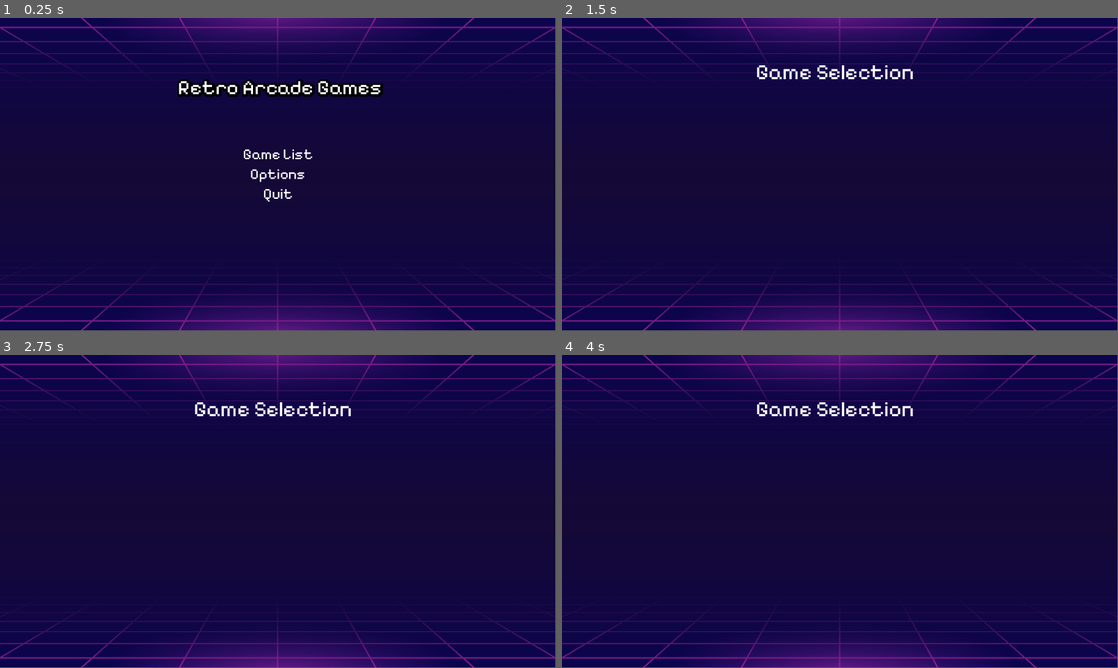
Above: before the commit, frames 1-4 (two rows, left to right).
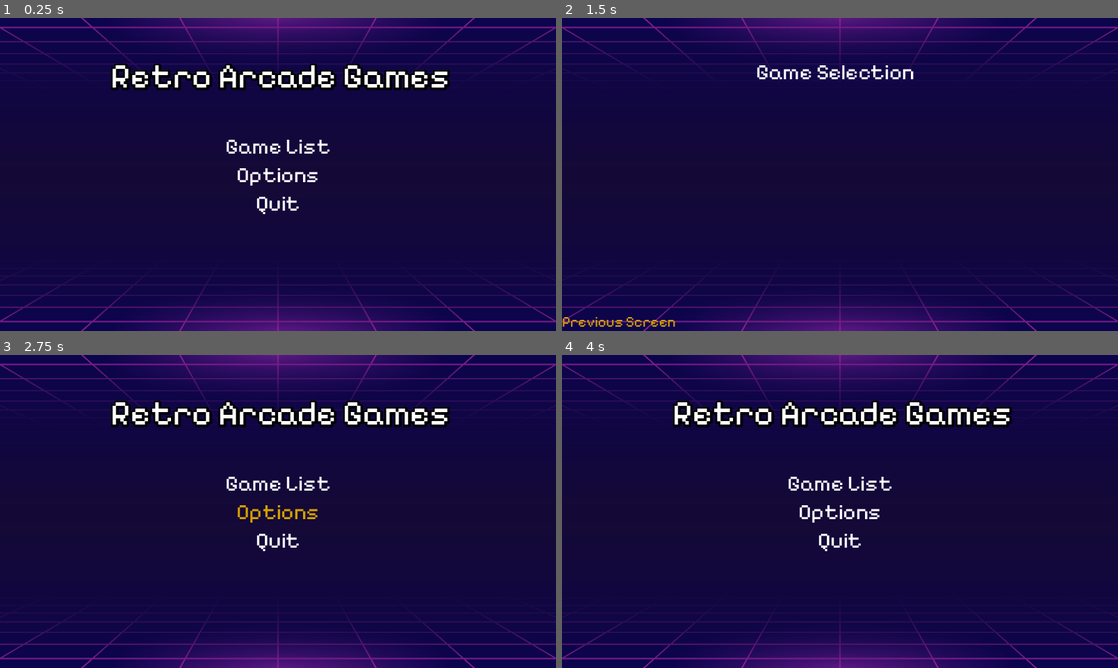
Above: after the commit, the same moments.

Repository: PowerSurge9905/retro-arcade-games
Game: Godot game, scene res://main_menu.tscn
The game is run twice, just before and just after one commit, with the same random seed, the same clock (stepped at 60 frames per second) and the same inputs.
Inputs (mouse positions are in pixels of both pictures, inside the frame that each line leads up to):
- Up to frame 1 (0.25 s): no input
- Up to frame 2 (1.5 s): click "Game List" at 0.5 s; click (617, 321) at 1.25 s, where only the run after the commit has a clickable "Previous Screen"
- Up to frame 3 (2.75 s): click (278, 511) at 2 s, where only the run after the commit has a clickable "Options"
- Up to frame 4 (4 s): click (840, 483) at 2.75 s, where only the run after the commit has a clickable "Game List"; click (617, 658) at 3.5 s, where only the run after the commit has a clickable "Previous Screen"
In our replay, the window is 799x449 before the commit and 800x450 after it. These sizes can differ from the game's own. Grey fills any space a smaller window leaves; there, only what the larger window draws over its background counts as a difference.

The runs differ from the first frame. In frame 1, 7.3% of the frame differs, in the area x 0-100%, y 0-100%; in frame 2, 2.6%; in frame 3, 6.4%; in frame 4, 6.5%.

Commit message:
Fixed audio in menu
Fixed program breaking in game selection screen, added more menu audio for the buttons

Diff:
--- a/retro-arcade-main-menu/game-select.tscn
+++ b/retro-arcade-main-menu/game-select.tscn
@@ -1,10 +1,22 @@
-[gd_scene load_steps=4 format=3 uid="uid://dov32bmbn2dpc"]
+[gd_scene load_steps=11 format=3 uid="uid://dov32bmbn2dpc"]
 
 [ext_resource type="Texture2D" uid="uid://pae8ah7l848c" path="res://91657.jpg" id="1_ksr1t"]
 [ext_resource type="FontFile" uid="uid://tjuu1kcfvts5" path="res://PixelifySans-VariableFont_wght.ttf" id="2_qixy7"]
+[ext_resource type="Script" uid="uid://bn3qx2wbl63b0" path="res://game_select.gd" id="3_qixy7"]
+[ext_resource type="AudioStream" uid="uid://45sfp3ojvcek" path="res://video-game-select-337214.mp3" id="4_ukx5l"]
 
 [sub_resource type="StyleBoxTexture" id="StyleBoxTexture_ukx5l"]
 texture = ExtResource("1_ksr1t")
+
+[sub_resource type="StyleBoxEmpty" id="StyleBoxEmpty_ksr1t"]
+
+[sub_resource type="StyleBoxEmpty" id="StyleBoxEmpty_qixy7"]
+
+[sub_resource type="StyleBoxEmpty" id="StyleBoxEmpty_ukx5l"]
+
+[sub_resource type="StyleBoxEmpty" id="StyleBoxEmpty_iirj0"]
+
+[sub_resource type="StyleBoxEmpty" id="StyleBoxEmpty_v2d3h"]
 
 [node name="Game-selct" type="Control"]
 layout_mode = 3
@@ -38,3 +50,35 @@
 text = "Game Selection"
 horizontal_alignment = 1
 vertical_alignment = 1
+
+[node name="back_btn" type="Button" parent="."]
+layout_mode = 1
+anchors_preset = 2
+anchor_top = 1.0
+anchor_bottom = 1.0
+offset_top = -37.0
+offset_right = 114.0
+grow_vertical = 0
+size_flags_horizontal = 4
+size_flags_vertical = 4
+theme_override_colors/font_disabled_color = Color(1, 1, 1, 1)
+theme_override_colors/font_hover_pressed_color = Color(0.730218, 0.509521, 0.0703096, 1)
+theme_override_colors/font_hover_color = Color(0.833306, 0.633279, 0, 1)
+theme_override_colors/font_outline_color = Color(0, 0, 0, 1)
+theme_override_colors/font_color = Color(1, 1, 1, 1)
+theme_override_colors/font_focus_color = Color(1, 1, 1, 1)
+theme_override_colors/font_pressed_color = Color(0.729412, 0.509804, 0.0705882, 1)
+theme_override_fonts/font = ExtResource("2_qixy7")
+theme_override_font_sizes/font_size = 30
+theme_override_styles/focus = SubResource("StyleBoxEmpty_ksr1t")
+theme_override_styles/hover_pressed = SubResource("StyleBoxEmpty_qixy7")
+theme_override_styles/hover = SubResource("StyleBoxEmpty_ukx5l")
+theme_override_styles/pressed = SubResource("StyleBoxEmpty_iirj0")
+theme_override_styles/normal = SubResource("StyleBoxEmpty_v2d3h")
+text = "Previous Screen"
+script = ExtResource("3_qixy7")
+
+[node name="AudioStreamPlayer" type="AudioStreamPlayer" parent="."]
+stream = ExtResource("4_ukx5l")
+
+[connection signal="pressed" from="back_btn" to="back_btn" method="_on_back_btn_pressed"]
--- /dev/null
+++ b/retro-arcade-main-menu/game_select.gd
@@ -0,0 +1,11 @@
+extends Control
+
+@onready var menu_select_sound: AudioStreamPlayer = $"../AudioStreamPlayer"
+
+func _ready() -> void:
+	menu_select_sound.play();
+
+func _on_back_btn_pressed() -> void:
+	menu_select_sound.play()
+	await get_tree().create_timer(0.2).timeout
+	get_tree().change_scene_to_file("res://main_menu.tscn")
--- a/retro-arcade-main-menu/main_menu.gd
+++ b/retro-arcade-main-menu/main_menu.gd
@@ -1,16 +1,18 @@
 extends Control
 
-
-
+@onready var menu_select_sound: AudioStreamPlayer = $VBoxContainer/AudioStreamPlayer
 
 
 func _on_options_btn_pressed() -> void:
 	print("Options button was pressed")
+	menu_select_sound.play()
 
 
 func _on_quit_btn_pressed() -> void:
+	menu_select_sound.play()
 	get_tree().quit()
 
 
 func _on_game_list_btn_pressed() -> void:
+
 	get_tree().change_scene_to_file("res://game-select.tscn")
--- a/retro-arcade-main-menu/main_menu.tscn
+++ b/retro-arcade-main-menu/main_menu.tscn
@@ -1,8 +1,9 @@
-[gd_scene load_steps=10 format=3 uid="uid://hfa24brxxlcl"]
+[gd_scene load_steps=11 format=3 uid="uid://hfa24brxxlcl"]
 
 [ext_resource type="FontFile" uid="uid://tjuu1kcfvts5" path="res://PixelifySans-VariableFont_wght.ttf" id="1_06t4h"]
 [ext_resource type="Script" uid="uid://bpapaicgcpihp" path="res://main_menu.gd" id="1_7vrkn"]
 [ext_resource type="Texture2D" uid="uid://pae8ah7l848c" path="res://91657.jpg" id="2_fu7sn"]
+[ext_resource type="AudioStream" uid="uid://45sfp3ojvcek" path="res://video-game-select-337214.mp3" id="4_jix8l"]
 
 [sub_resource type="StyleBoxTexture" id="StyleBoxTexture_jix8l"]
 texture = ExtResource("2_fu7sn")
@@ -40,20 +41,21 @@
 anchors_preset = 5
 anchor_left = 0.5
 anchor_right = 0.5
-offset_left = -174.0
-offset_top = 92.0
-offset_right = 181.0
-offset_bottom = 197.0
+offset_left = -347.0
+offset_top = 68.0
+offset_right = 355.0
+offset_bottom = 173.0
 grow_horizontal = 2
 theme_override_colors/font_shadow_color = Color(0, 0, 0, 1)
 theme_override_constants/shadow_outline_size = 18
 theme_override_fonts/font = ExtResource("1_06t4h")
-theme_override_font_sizes/font_size = 42
+theme_override_font_sizes/font_size = 70
 text = "Retro Arcade Games"
 horizontal_alignment = 1
 vertical_alignment = 1
 
 [node name="VBoxContainer" type="VBoxContainer" parent="."]
+custom_minimum_size = Vector2(100, 0)
 layout_mode = 1
 anchors_preset = 8
 anchor_left = 0.5
@@ -66,6 +68,7 @@
 offset_bottom = 59.5
 grow_horizontal = 2
 grow_vertical = 2
+alignment = 1
 
 [node name="game_list_btn" type="Button" parent="VBoxContainer"]
 layout_mode = 2
@@ -79,7 +82,7 @@
 theme_override_colors/font_focus_color = Color(1, 1, 1, 1)
 theme_override_colors/font_pressed_color = Color(0.729412, 0.509804, 0.0705882, 1)
 theme_override_fonts/font = ExtResource("1_06t4h")
-theme_override_font_sizes/font_size = 30
+theme_override_font_sizes/font_size = 45
 theme_override_styles/focus = SubResource("StyleBoxEmpty_06t4h")
 theme_override_styles/hover_pressed = SubResource("StyleBoxEmpty_7vrkn")
 theme_override_styles/hover = SubResource("StyleBoxEmpty_fu7sn")
@@ -99,7 +102,7 @@
 theme_override_colors/font_focus_color = Color(1, 1, 1, 1)
 theme_override_colors/font_pressed_color = Color(0.729412, 0.509804, 0.0705882, 1)
 theme_override_fonts/font = ExtResource("1_06t4h")
-theme_override_font_sizes/font_size = 30
+theme_override_font_sizes/font_size = 45
 theme_override_styles/focus = SubResource("StyleBoxEmpty_06t4h")
 theme_override_styles/hover_pressed = SubResource("StyleBoxEmpty_7vrkn")
 theme_override_styles/hover = SubResource("StyleBoxEmpty_fu7sn")
@@ -119,7 +122,7 @@
 theme_override_colors/font_focus_color = Color(1, 1, 1, 1)
 theme_override_colors/font_pressed_color = Color(0.729412, 0.509804, 0.0705882, 1)
 theme_override_fonts/font = ExtResource("1_06t4h")
-theme_override_font_sizes/font_size = 30
+theme_override_font_sizes/font_size = 45
 theme_override_styles/focus = SubResource("StyleBoxEmpty_06t4h")
 theme_override_styles/hover_pressed = SubResource("StyleBoxEmpty_7vrkn")
 theme_override_styles/hover = SubResource("StyleBoxEmpty_fu7sn")
@@ -127,6 +130,9 @@
 theme_override_styles/normal = SubResource("StyleBoxEmpty_rhts7")
 text = "Quit"
 
+[node name="AudioStreamPlayer" type="AudioStreamPlayer" parent="VBoxContainer"]
+stream = ExtResource("4_jix8l")
+
 [connection signal="pressed" from="VBoxContainer/game_list_btn" to="." method="_on_game_list_btn_pressed"]
 [connection signal="pressed" from="VBoxContainer/game_list_btn" to="." method="_on_startgame_btn_pressed"]
 [connection signal="pressed" from="VBoxContainer/options_btn" to="." method="_on_options_btn_pressed"]
--- a/retro-arcade-main-menu/project.godot
+++ b/retro-arcade-main-menu/project.godot
@@ -15,6 +15,12 @@
 config/features=PackedStringArray("4.4", "GL Compatibility")
 config/icon="res://icon.svg"
 
+[display]
+
+window/size/mode=3
+window/size/initial_screen=1
+window/stretch/mode="viewport"
+
 [rendering]
 
 renderer/rendering_method="gl_compatibility"
Not shown, added: retro-arcade-main-menu/game_select.gd.uid
Not shown, added: retro-arcade-main-menu/video-game-select-337214.mp3.import
Not shown, added: retro-arcade-main-menu/video-game-select-337214.mp3
